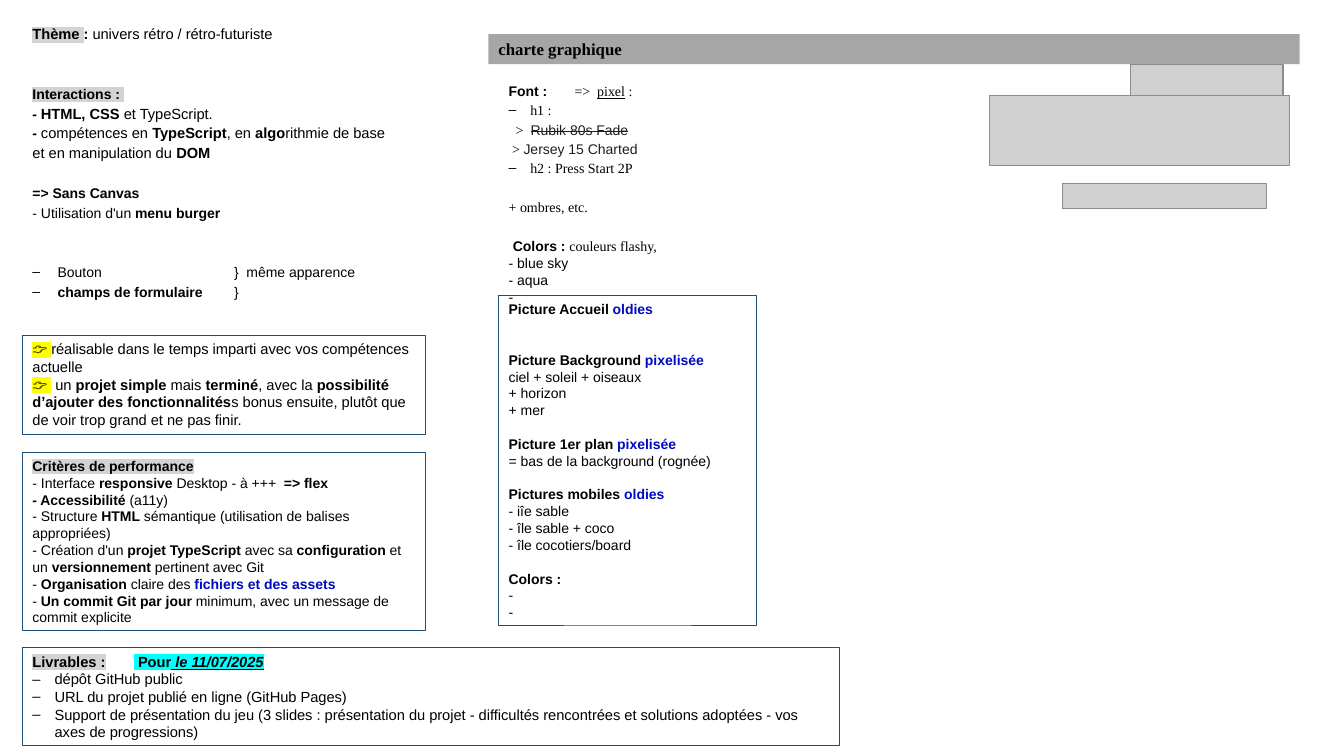
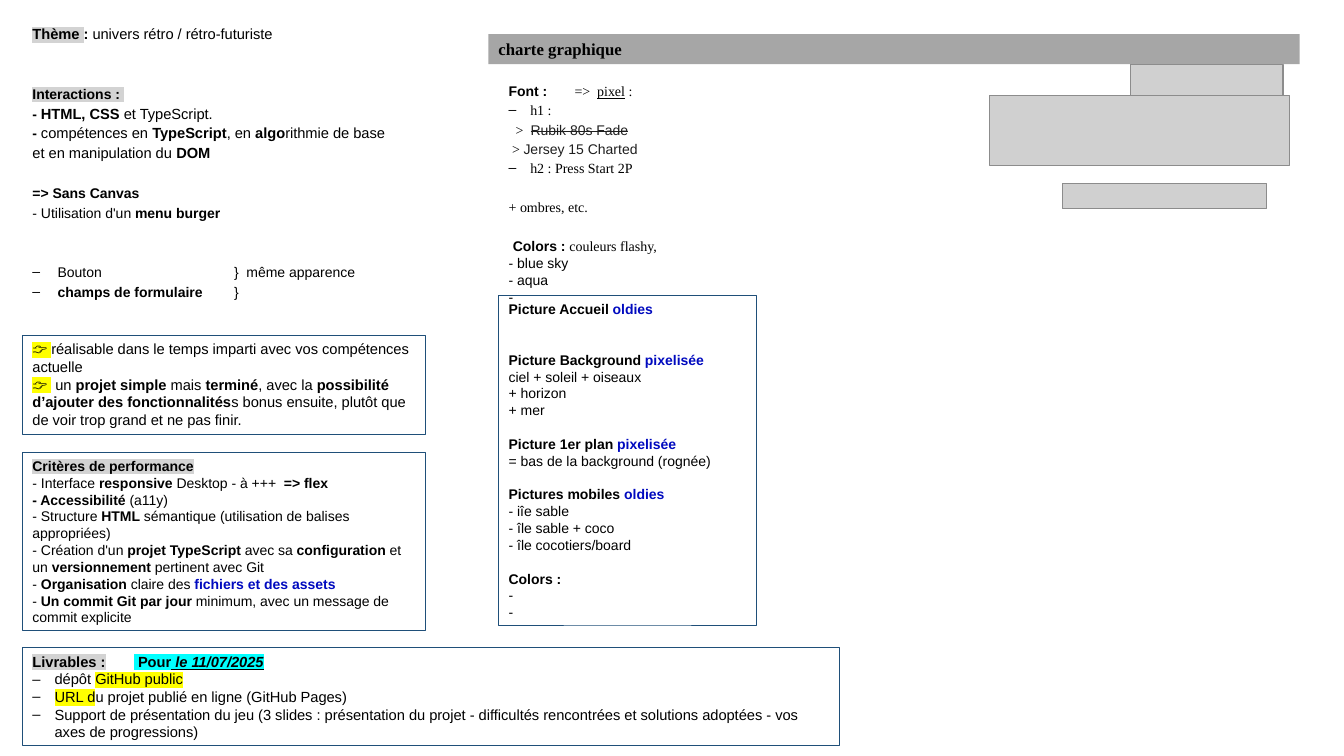
Before and after one commit to Laurence-LaurencE/B4_game-jam, a slide deck: slide 1 of 0_doc/RessouMaquette.pptx. Drawn at 1344x756 pixels with LibreOffice and Linux fonts; fonts in the diff are those of the drawing; grey boxes stand for pictures. Boxes give left, top, right and bottom in pixels: in the first picture for what was removed or moved away, otherwise in the second. Text is boxed around its words. In the diff, an @@ line names an element or a change of style, - is before the commit and + after.

```diff
--- a/0_doc/RessouMaquette.pptx
+++ b/0_doc/RessouMaquette.pptx
@@ text in rectangle at <box>55,673,347,705</box>: highlight none to #FFFF00 in "GitHub public", "URL du" @@
```
Also in this commit, not shown: 2 other slides changed, 1 slide added, 4 other files.
